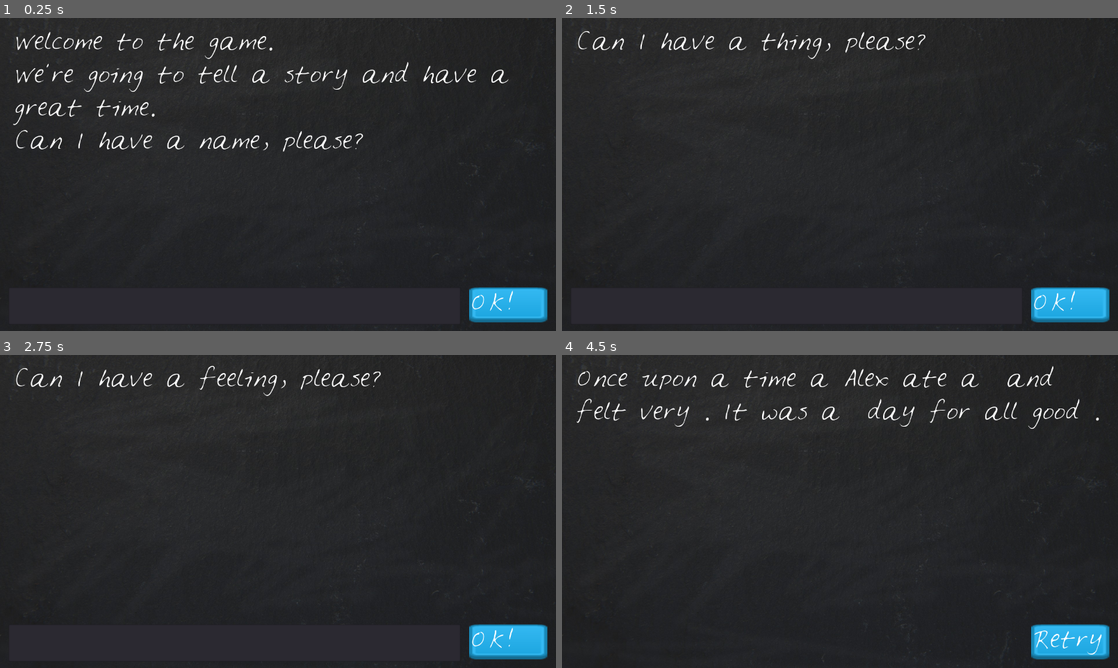
Above: before the commit, frames 1-4 (two rows, left to right).
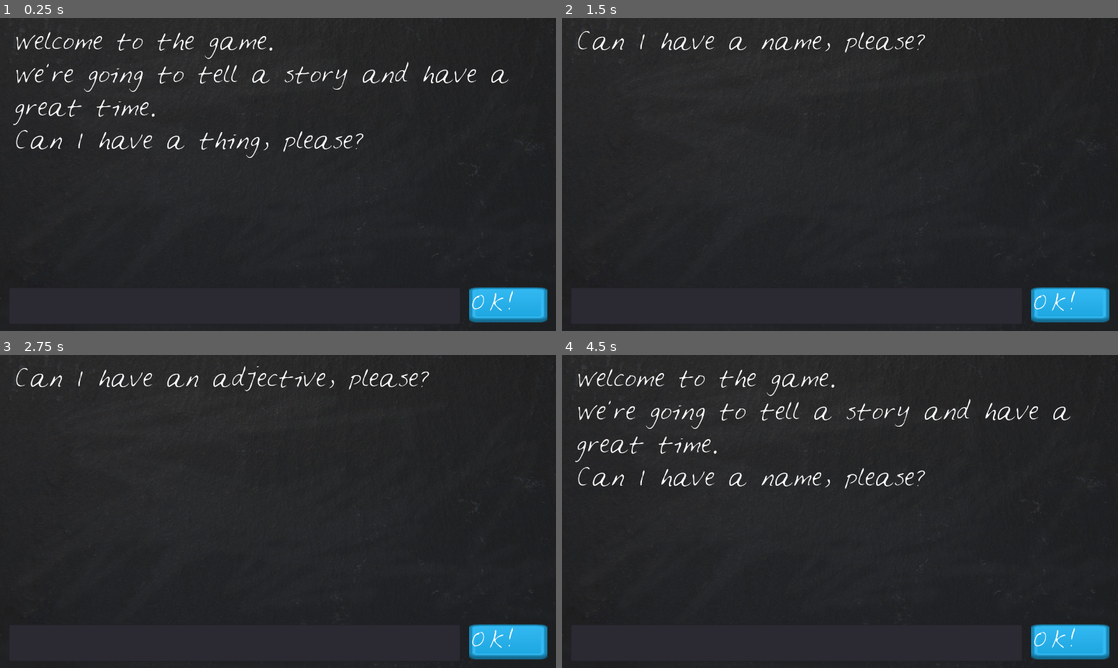
Above: after the commit, the same moments.

Repository: mc-carthy/gdLoonyLips
Game: Godot game, scene res://LoonyLips.tscn
Same seed, same stepped clock (60 frames per second), same inputs: the game is played once before the commit and once after it.
Inputs (mouse positions are in pixels of both pictures, inside the frame that each line leads up to):
- Up to frame 1 (0.25 s): no input
- Up to frame 2 (1.5 s): click (795, 305) at 0.52 s; type "Alex" at 0.6 s; click "OK!" at 1.25 s
- Up to frame 3 (2.75 s): click "OK!" at 2 s
- Up to frame 4 (4.5 s): click "OK!" at 2.75 s; tap Enter at 3.5 s; click "OK!" (after the commit: "Retry") at 4.25 s

The runs differ from the first frame. In frame 1, 0.4% of the frame differs, in the area x 35-66%, y 36-45%; in frame 2, 0.4%; in frame 3, 0.8%; in frame 4, 3.9%, in the area x 2-98%, y 3-96%.

Commit message:
Add multiple prompts/stories and choose a random one each time

Diff:
--- a/LoonyLips.gd
+++ b/LoonyLips.gd
@@ -1,12 +1,24 @@
 extends Node2D
 
 var playerWords = []
-var current_story = {
+var template = [
+		{
 		"prompt":['a name', 'a thing', 'a feeling', 'another feeling', 'some things'],
 		"story":"Once upon a time a %s ate a %s and felt very %s. It was a %s day for all good %s."
-}
+		},
+		{
+		"prompt":['a thing', 'a name', 'an adjective', 'a thing'],
+		"story":"There once was a %s called %s that lived as %s as a %s."
+		}
+	]
+
+var current_story
 
 func _ready():
+	randomize()
+	var ran_num = randi() % template.size()
+	print(ran_num)
+	current_story = template[ran_num]
 	$Blackboard/StoryText.text = "Welcome to the game. \nWe're going to tell a story and have a great time.\nCan I have " + current_story.prompt[playerWords.size()] + ", please?"
 	$Blackboard/TextBox.text = ""
 
